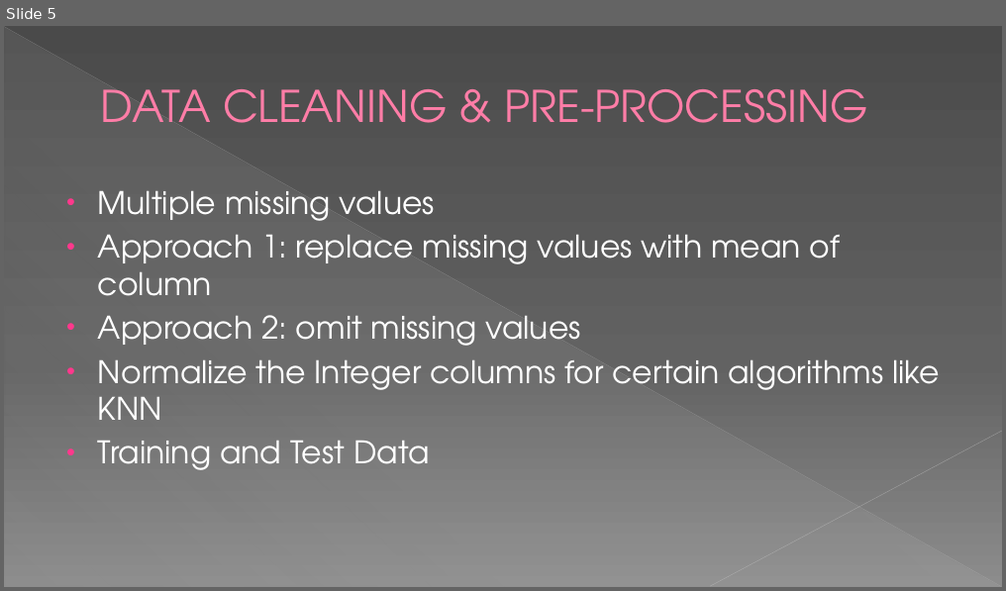
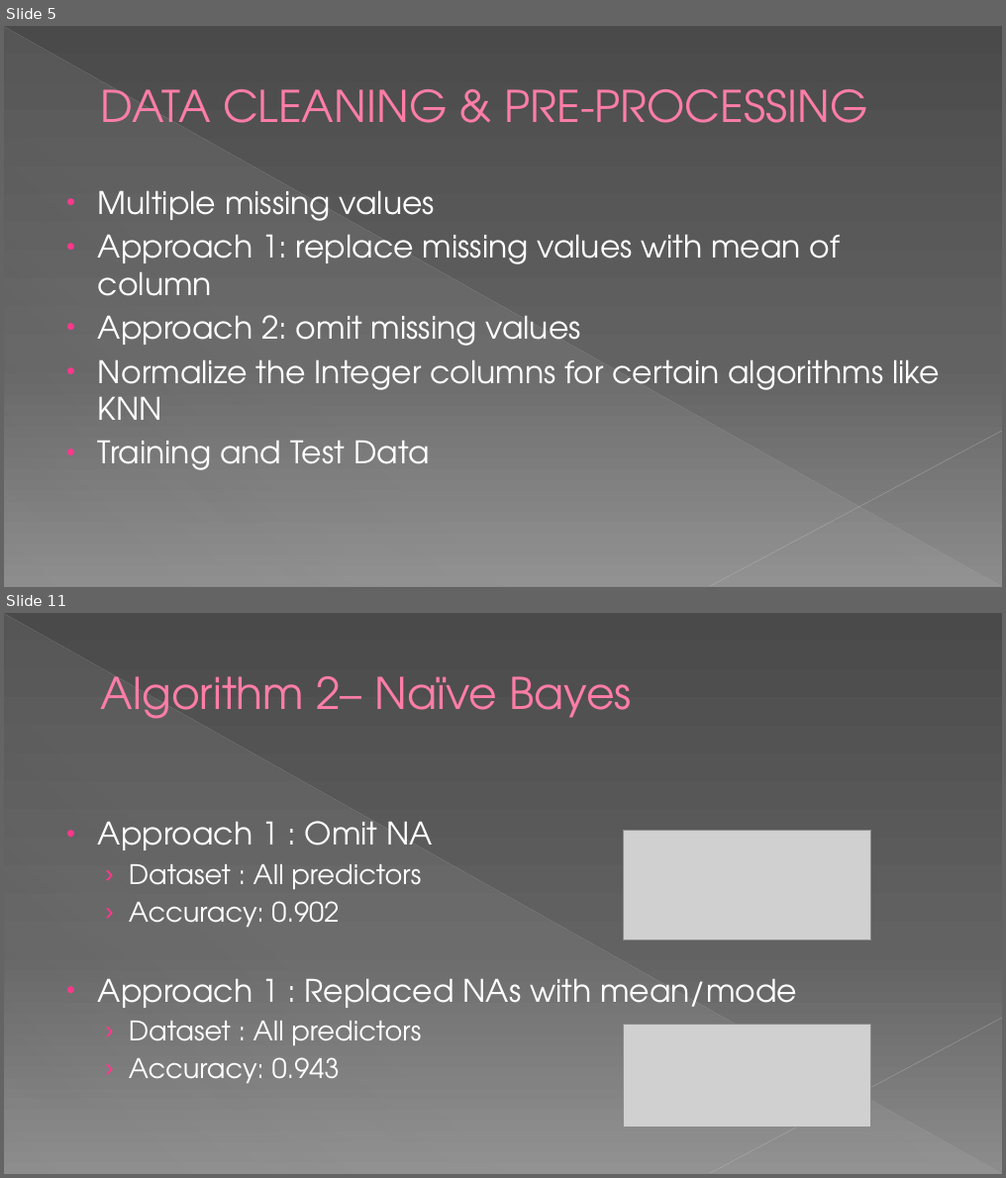
Before and after one commit to dhavalaM/CS513-Project, a slide deck: Presentation_YPS.pptx. Shown one above the other, each under a label of ours: slide 5 before the commit, slides 5 and 11 after it; the slides between them are not shown. The pictures are 1006x591 and 1006x1178 pixels, drawn with LibreOffice and Linux fonts; fonts in the diff are those of the drawing; grey boxes stand for pictures. Boxes give left, top, right and bottom in pixels: in the first picture for what was removed or moved away, otherwise in the second. Text is boxed around its words. In the diff, an @@ line names an element or a change of style, - is before the commit and + after.

```diff
--- a/Presentation_YPS.pptx
+++ b/Presentation_YPS.pptx
@@ slide 11 added at [4, 613, 1002, 1174], background gradient #4A4A4A to #626262 to #8C8C8C; not listed: 3 template elements that a slide beside it also shows @@
@@ title added at [101, 676, 632, 719], 42 pt, text #FF7DA7 @@
+Algorithm 2– Naïve Bayes
@@ text added at [98, 821, 797, 1083], 26 pt, text #FFFFFF @@
+• Approach 1 : Omit NA
+  › Dataset : All predictors
+  › Accuracy: 0.902
+• Approach 1 : Replaced NAs with mean/mode
+  › Dataset : All predictors
+  › Accuracy: 0.943
@@ picture added at [624, 830, 871, 940] @@
@@ picture added at [624, 1025, 871, 1128] @@
```
Also in this commit, not shown: 17 slides changed, 2 other slides added, 2 slides removed.
